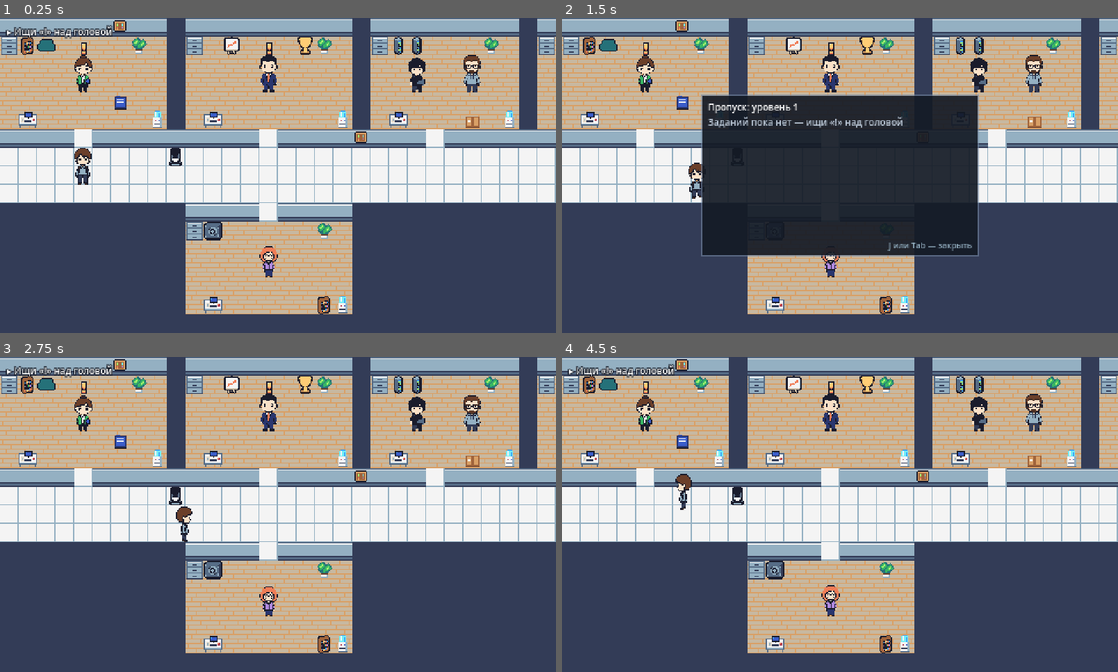
Above: before the commit, frames 1-4 (two rows, left to right).
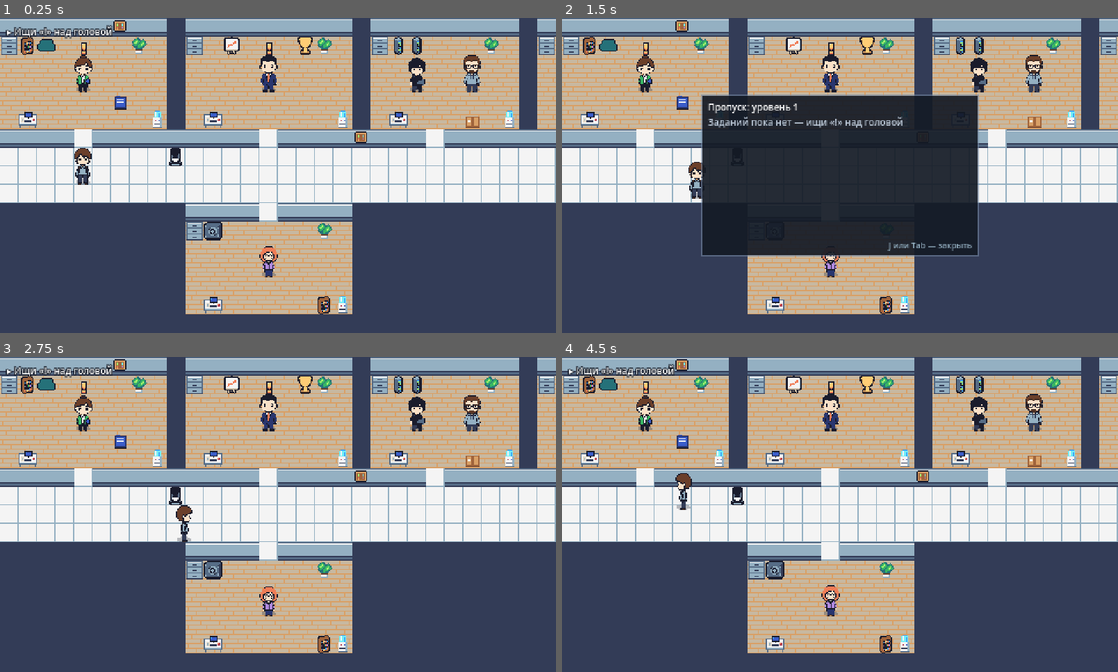
Above: after the commit, the same moments.

Repository: MArtyoma/LevelUp
Game: Godot game, scene res://src/main.tscn
Same seed, same stepped clock (60 frames per second), same inputs: the game is played once before the commit and once after it.
Inputs:
- Up to frame 1 (0.25 s): no input
- Up to frame 2 (1.5 s): tap Enter (ui_accept) at 0.5, 0.77 s; hold D (move_right) 0.53-1.28 s; hold E (interact) 0.53-1.28 s; hold S (move_down) from 1.28 s (still down); tap J (toggle_quests) at 1.35 s
- Up to frame 3 (2.75 s): tap Enter (ui_accept) at 1.52 s; release S (move_down) at 2.03 s; hold D (move_right) from 2.03 s (still down); tap Tab at 2.1 s
- Up to frame 4 (4.5 s): release D (move_right) at 2.78 s; hold W (move_up) 2.78-3.53 s; tap E (interact) at 2.85 s; tap Enter (ui_accept) at 3.02, 3.77 s; hold J (toggle_quests) 3.53-4.28 s; hold A (move_left) from 3.53 s (still down); tap Tab at 4.35 s

The runs differ from the first frame. In frame 1, less than 0.1% of the frame differs, in the area x 13-87%, y 21-83%; in frame 2, 0.2%; in frame 3, 0.2%; in frame 4, 0.2%.

Commit message:
Ходьба: шаг сбоку «ножницами», темп под скорость, тень под ногами
- make_sheet.py: в виде сбоку ноги в кадрах шага перерисовываются
  расходящимися (задняя темнее), цвета — из позы. Лист игрока пересобран
  из тех же поз.
- Кадров в секунду 10 вместо 8: ноги успевают за телом, персонаж не едет
  по полу.
- С места сразу шаг, без лишней десятой секунды стойки.
- Упёрся в стену — стоит, а не шагает на месте (по реальной скорости).
- Мягкая тень под игроком и NPC (ground_shadow.gd, овал кодом).

Co-Authored-By: Claude Opus 5.5 <noreply@anthropic.com>

Diff:
--- /dev/null
+++ b/src/actors/ground_shadow.gd
@@ -0,0 +1,34 @@
+class_name GroundShadow
+extends Node2D
+
+## Мягкая тень под ногами человека.
+##
+## Владелец: лид.
+##
+## Без неё персонаж 16x32 висит над полом, как наклейка: не видно, где он стоит,
+## и шаги не «попадают» в пол. Тень — полупрозрачный овал, нарисованный кодом:
+## ни картинки, ни настройки, размер — от размера тайла.
+
+const COLOR := Color(0.1, 0.11, 0.17, 0.28)
+
+## Ширина и высота овала в долях тайла.
+const SIZE := Vector2(0.75, 0.3)
+
+
+## Подложить тень под `body`. Тень рисуется раньше спрайта: у людей включена
+## сортировка по Y, и при равной Y первым рисуется тот, кто раньше в дереве.
+static func attach(body: Node2D) -> GroundShadow:
+	var shadow := GroundShadow.new()
+	shadow.name = "GroundShadow"
+	body.add_child(shadow)
+	body.move_child(shadow, 0)
+	return shadow
+
+
+func _draw() -> void:
+	var tile := float(Grid.tile_size())
+	var radius := SIZE * tile * 0.5
+	# Центр — у нижнего края клетки, где стоят ноги (см. Grid.character_sprite_offset).
+	var center := Vector2(0.0, tile * 0.5 - radius.y)
+	draw_set_transform(center, 0.0, Vector2(1.0, radius.y / radius.x))
+	draw_circle(Vector2.ZERO, radius.x, COLOR)
--- a/src/actors/npc/npc.gd
+++ b/src/actors/npc/npc.gd
@@ -54,6 +54,7 @@
 	if Engine.is_editor_hint():
 		return
 	_apply_grid()
+	GroundShadow.attach(self)
 	add_to_group("interactable")
 	# NPC ничего не делает каждый кадр: он реагирует только на то, что к нему подошли.
 	# Двенадцать спящих узлов вместо двенадцати работающих — мелочь, которая
--- a/src/actors/player/player.gd
+++ b/src/actors/player/player.gd
@@ -19,8 +19,13 @@
 ## * **Во время разговора игрок не ходит.** Проверяется одним флагом
 ##   `DialogueRunner.is_running`, а не отключением ввода в пяти местах.
 
-## Кадров анимации ходьбы в секунду.
-const ANIMATION_FPS := 8.0
+## Кадров анимации ходьбы в секунду. Подобрано под скорость (Grid.player_speed):
+## медленнее — ноги не успевают за телом, и персонаж едет по полу, как на коньках.
+const ANIMATION_FPS := 10.0
+
+## Быстрее этого (в долях обычной скорости) — идём; медленнее — стоим. Упёрся
+## в стену и жмёт кнопку — стоит, а не шагает на месте.
+const WALKING_THRESHOLD := 0.2
 
 ## Ряды в спрайт-листе: порядок обязан совпадать с tools/make_placeholder_art.py.
 const ROW_DOWN := 0
@@ -51,6 +56,7 @@
 
 func _ready() -> void:
 	_apply_grid()
+	GroundShadow.attach(self)
 	_interaction_area.area_entered.connect(_on_reachable_entered)
 	_interaction_area.area_exited.connect(_on_reachable_exited)
 	_find_floor_layers()
@@ -90,7 +96,8 @@
 	move_and_slide()
 
 	_update_facing(direction)
-	_animate(direction, delta)
+	var moving := get_real_velocity().length() > _speed * WALKING_THRESHOLD
+	_animate(direction if moving else Vector2.ZERO, delta)
 
 
 func _unhandled_input(event: InputEvent) -> void:
@@ -196,6 +203,10 @@
 		_animation_time = 0.0
 		_set_frame(0)
 		return
+	# С места — сразу шаг, а не ещё одна десятая секунды стойки: так кнопка
+	# отзывается мгновенно.
+	if _animation_time == 0.0:
+		_animation_time = 1.0
 	_animation_time += delta * ANIMATION_FPS
 	var column := int(_animation_time) % _sprite.hframes
 	# В листе нога поднята в нечётных кадрах; шаг слышен, когда она опускается.
Binary file changed: assets/sprites/player_placeholder.png
Not shown, added: src/actors/ground_shadow.gd.uid
Not shown, changed: docs/architecture.md
Not shown, changed: docs/art-pipeline.md
Not shown, changed: tools/art/make_sheet.py
